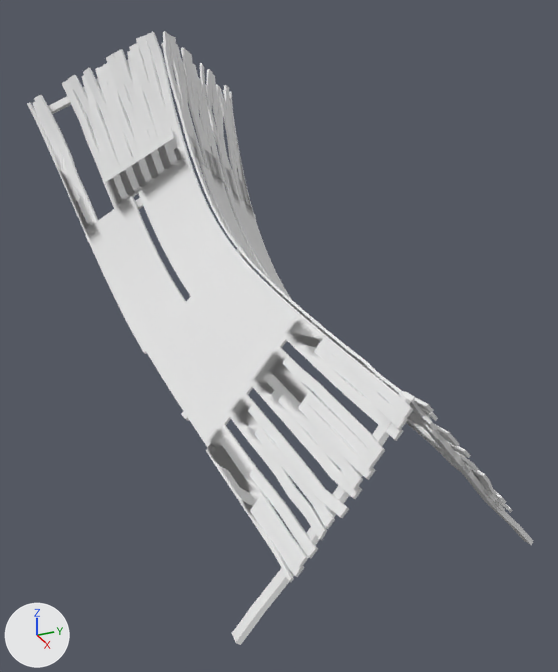
An edit to the FBX model csgo_addons/surf_castle/models/ramps/horn/horn.fbx, drawn before and after from the same camera.
Rendered twice from a 50 mm lens placed at (9.22, -6.68, 6.39), pointed at (-7.26, 0.73, -1.85). The lights are fixed; the arrows at lower left show +X, +Y and +Z. Where no turn or scale is listed for an object, it has been applied to the vertices.

The first picture shows 'Rock.004', 'lev_ramp.047'.
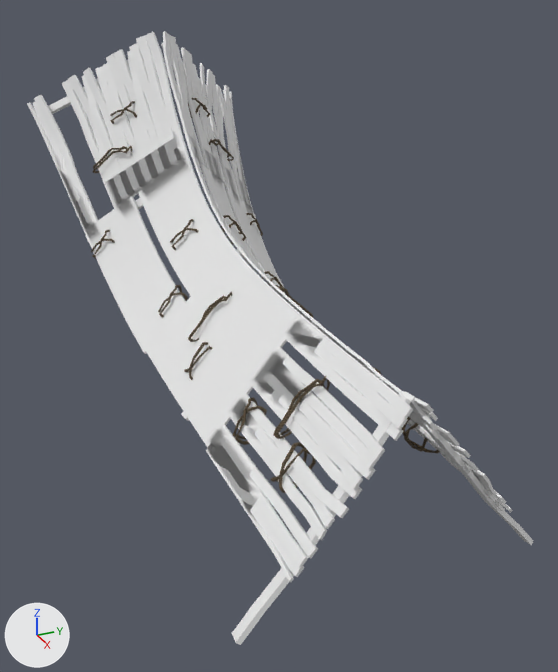
Location of each change, (x1, y1, x2, y2) in pixels of the pictures (558 x 672 px):
'Cylinder.016', added
    after: (91, 101, 330, 493)
'Cylinder.018', added
    after: (188, 98, 440, 453)

Patch to the scene script:
```diff
--- a/csgo_addons/surf_castle/models/ramps/horn/horn.fbx.py
+++ b/csgo_addons/surf_castle/models/ramps/horn/horn.fbx.py
@@ img_ulztacqs_2k_roughness_jpg @@
+img_ulztacqs_2k_roughness_jpg = load_image('ulztacqs_2K_Roughness.jpg', '../../../materials/rope/ulztacqs_2K_Roughness.jpg', 256, 2048, 'Non-Color')
@@ img_ulztacqs_2k_albedo_jpg @@
+img_ulztacqs_2k_albedo_jpg = load_image('ulztacqs_2K_Albedo.jpg', '../../../materials/rope/ulztacqs_2K_Albedo.jpg', 256, 2048, 'sRGB')
@@ mat_rope @@
+mat_rope = bpy.data.materials.new('Rope')
+# uses the picture img_ulztacqs_2k_albedo_jpg
+# uses the picture img_ulztacqs_2k_roughness_jpg
@@ me_cylinder_109 @@
+me_cylinder_109.from_pydata(...)  # 2139 vertices, 2136 faces; spans x -14.66..-1.5, y -2.75..-0.28, z -2.42..3.23
+me_cylinder_109.materials.append(mat_rope)
@@ ob_cylinder_016 @@
+ob_cylinder_016 = bpy.data.objects.new('Cylinder.016', me_cylinder_109)
+ob_cylinder_016.location = (0.0, 0.0, 0.0)
@@ ob_cylinder_018 @@
+ob_cylinder_018 = bpy.data.objects.new('Cylinder.018', me_cylinder_109.copy())
+ob_cylinder_018.location = (0.0, 0.0, 0.0)
+ob_cylinder_018.rotation_euler = (0.0, 3.142, 0.0)  # degrees (0, 180, 0)
+ob_cylinder_018.scale = (-1.0, -1.0, -1.0)
```
